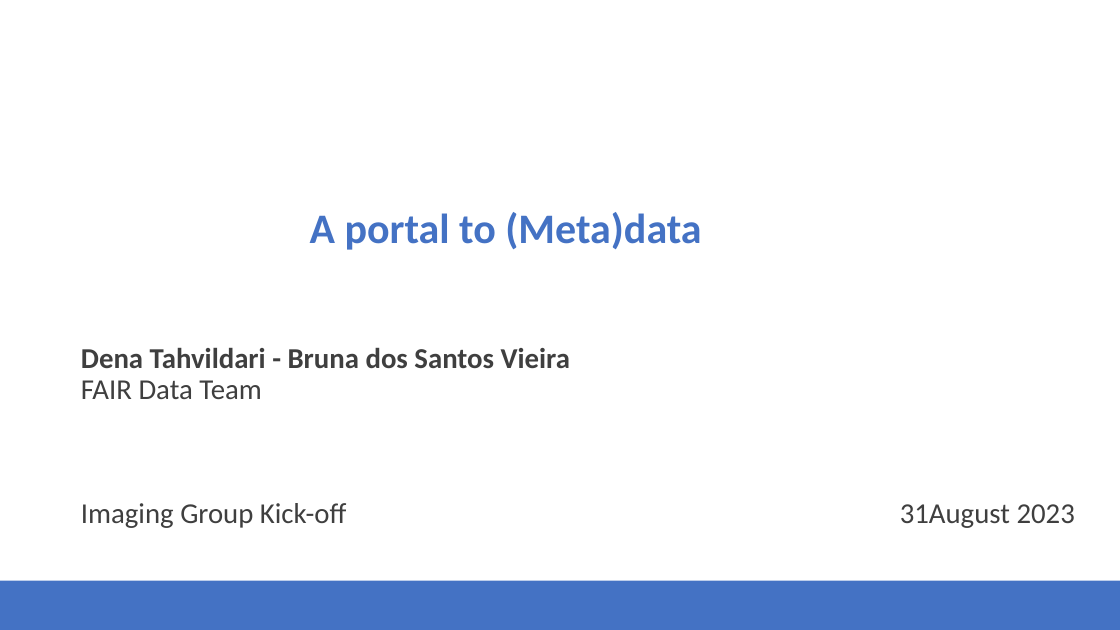
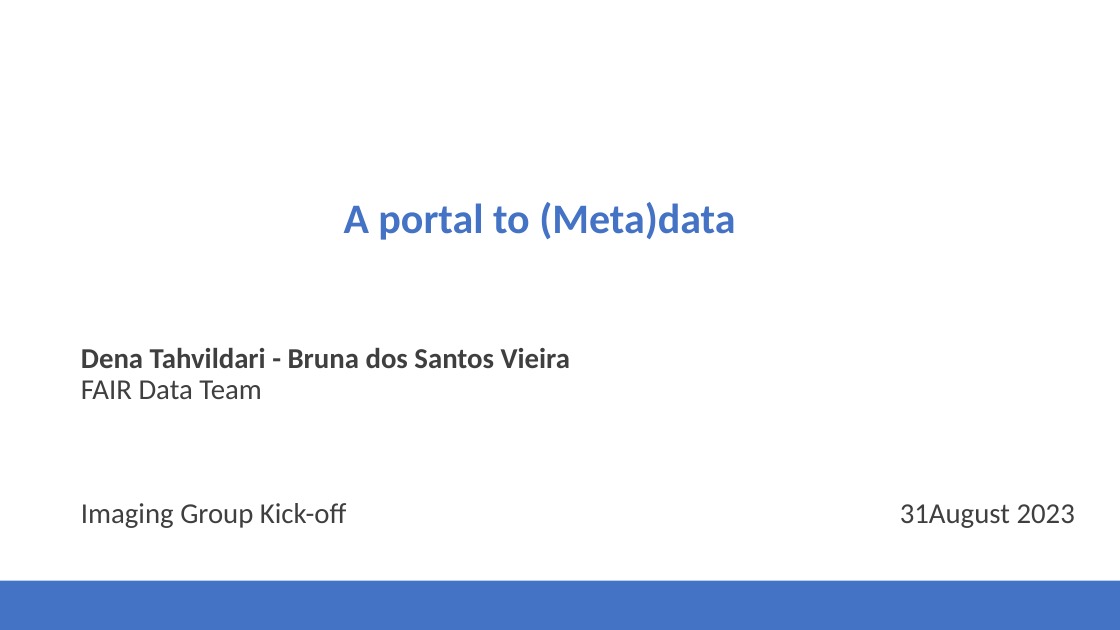
Before and after one commit to Health-RI/health-ri-metadata, a slide deck: slide 1 of Presentations/31082023HRI_Metadata_Schema_ImagingGroup_KickOff.pptx. Drawn at 1120x630 pixels with LibreOffice and Linux fonts; fonts in the diff are those of the drawing; background and template pictures are left out. Boxes give left, top, right and bottom in pixels: in the first picture for what was removed or moved away, otherwise in the second. Text is boxed around its words. In the diff, an @@ line names an element or a change of style, - is before the commit and + after.

```diff
--- a/Presentations/31082023HRI_Metadata_Schema_ImagingGroup_KickOff.pptx
+++ b/Presentations/31082023HRI_Metadata_Schema_ImagingGroup_KickOff.pptx
@@ text "A portal to (Meta)data": place and size @@
-text "A portal to (Meta)data" at (310, 212, 701, 250)
+text "A portal to (Meta)data" at (344, 202, 735, 240)
```
Also in this commit, not shown: 4 other slides changed, 2 other files.
